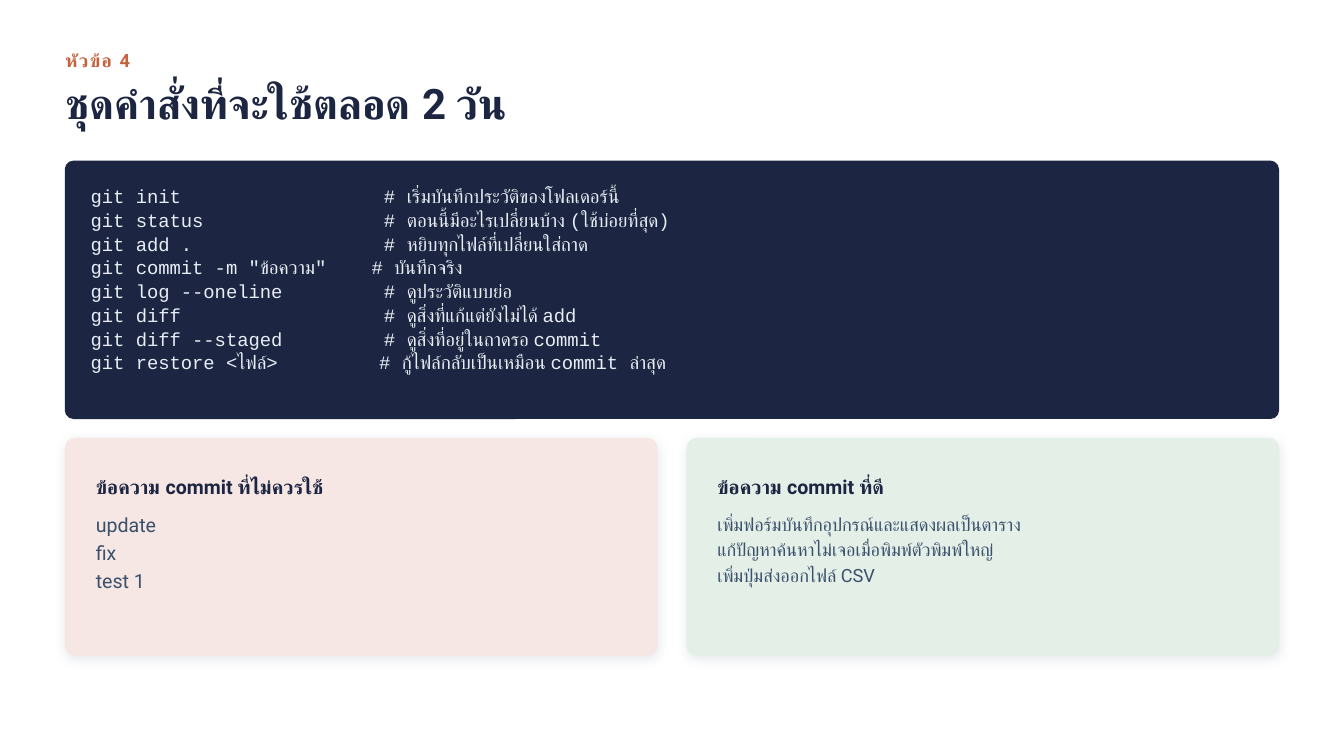
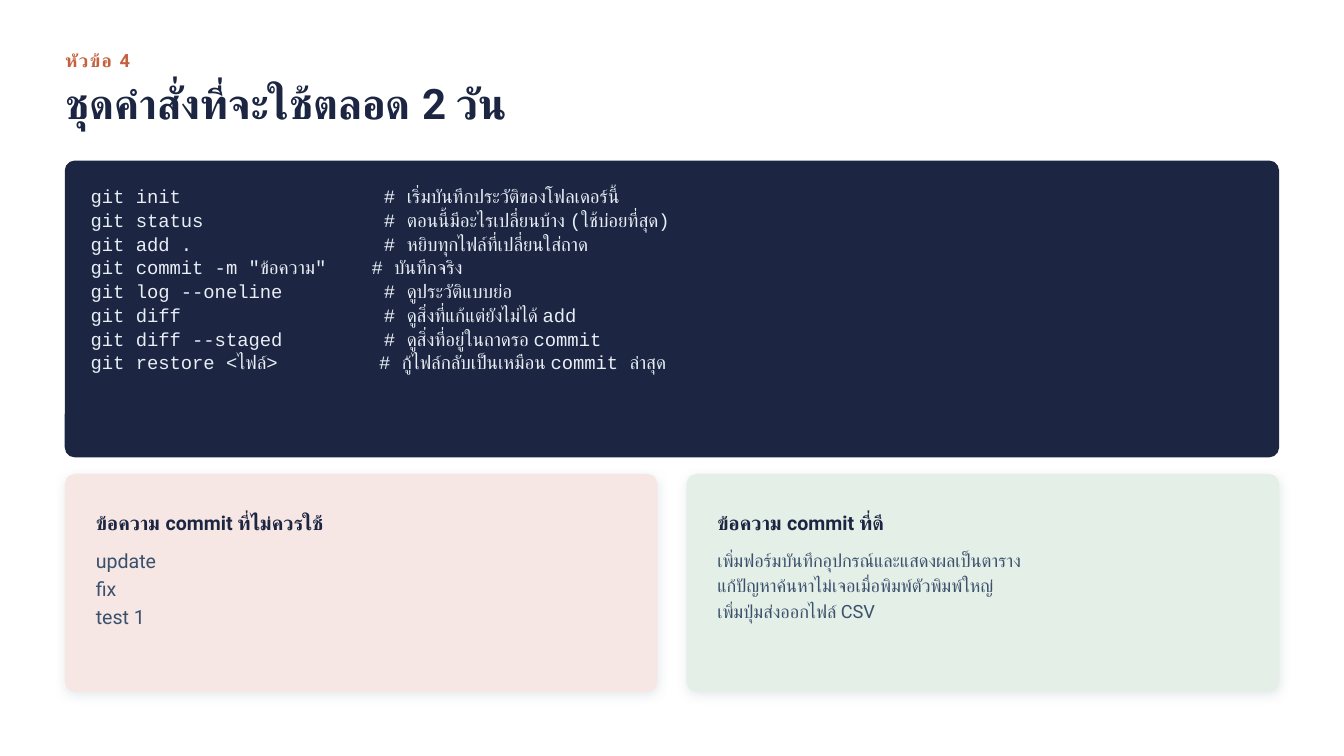
Before and after one commit to turboadd/IT_Asset_Tracker, a slide deck: slide 16 of train doc/สไลด์ประกอบการสอน-Claude-Git-GitHub.pptx (slide 17 before the commit). Drawn at 1344x756 pixels with LibreOffice and Linux fonts; fonts in the diff are those of the drawing. Boxes give left, top, right and bottom in pixels: in the first picture for what was removed or moved away, otherwise in the second. Text is boxed around its words. In the diff, an @@ line names an element or a change of style, - is before the commit and + after.

```diff
--- a/train doc/สไลด์ประกอบการสอน-Claude-Git-GitHub.pptx
+++ b/train doc/สไลด์ประกอบการสอน-Claude-Git-GitHub.pptx
@@ rounded rectangle: place and size @@
-rounded rectangle at [66, 161, 1278, 418]
+rounded rectangle at [66, 161, 1278, 457]
@@ 4 texts, 2 rounded rectangles: place and size @@
-4 texts, 2 rounded rectangles at [66, 439, 1279, 655]
+4 texts, 2 rounded rectangles at [66, 475, 1279, 692]
```
Also in this commit, not shown: 5 other slides changed, 1 slide removed.
